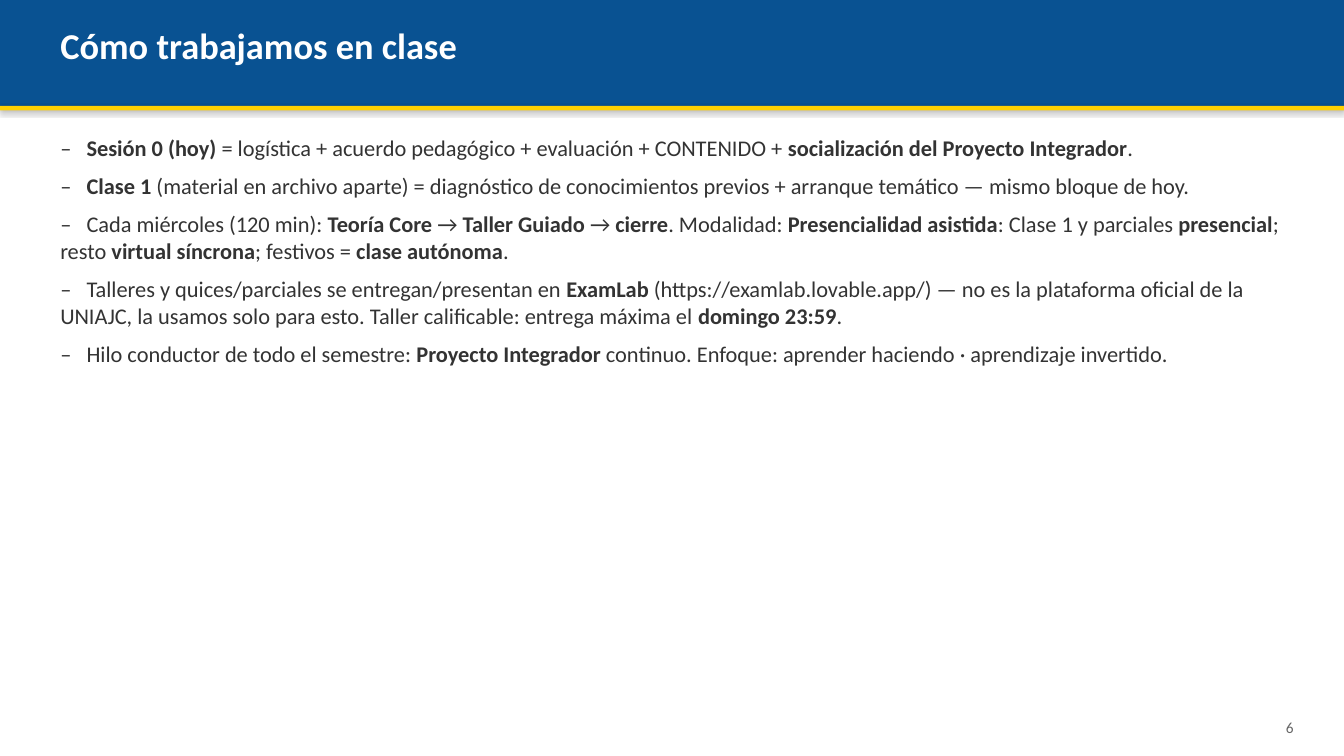
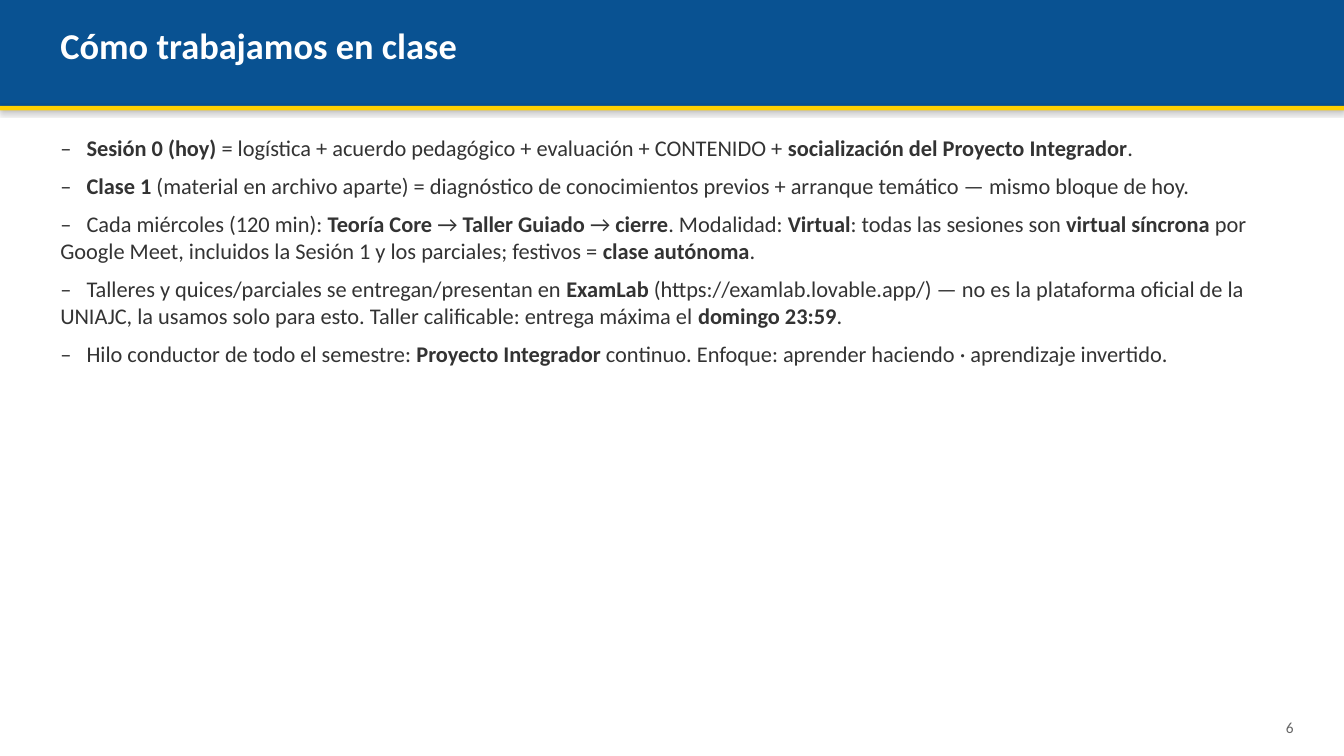
Before and after one commit to AndresDFX/UNIAJ, a slide deck: slide 6 of Programacion II/Clases/Presentacion del Curso - Programacion II.pptx. Drawn at 1344x756 pixels with LibreOffice and Linux fonts; fonts in the diff are those of the drawing. Boxes give left, top, right and bottom in pixels: in the first picture for what was removed or moved away, otherwise in the second. Text is boxed around its words. In the diff, an @@ line names an element or a change of style, - is before the commit and + after.

```diff
--- a/Programacion II/Clases/Presentacion del Curso - Programacion II.pptx
+++ b/Programacion II/Clases/Presentacion del Curso - Programacion II.pptx
@@ text at (x1=60, y1=216, x2=1246, y2=263): text changed; bold off @@
-– Cada miércoles (120 min): Teoría Core → Taller Guiado → cierre. Modalidad: Presencialidad asistida: Clase 1 y parciales presencial; resto virtual síncrona; festivos = clase autónoma.
+– Cada miércoles (120 min): Teoría Core → Taller Guiado → cierre. Modalidad: Virtual: todas las sesiones son virtual síncrona por Google Meet, incluidos la Sesión 1 y los parciales; festivos = clase autónoma.
```
Also in this commit, not shown: 59 other files.
